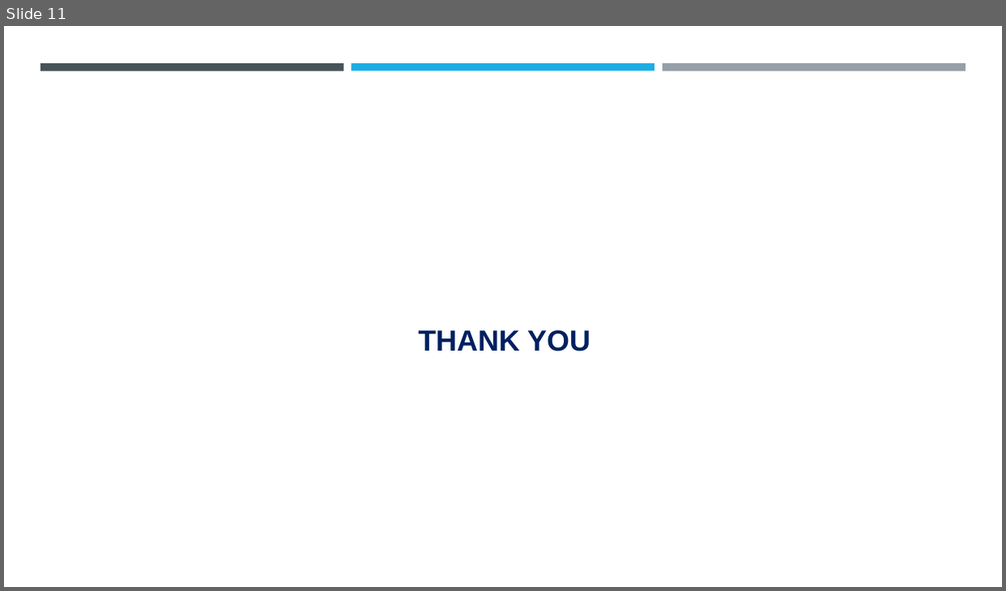
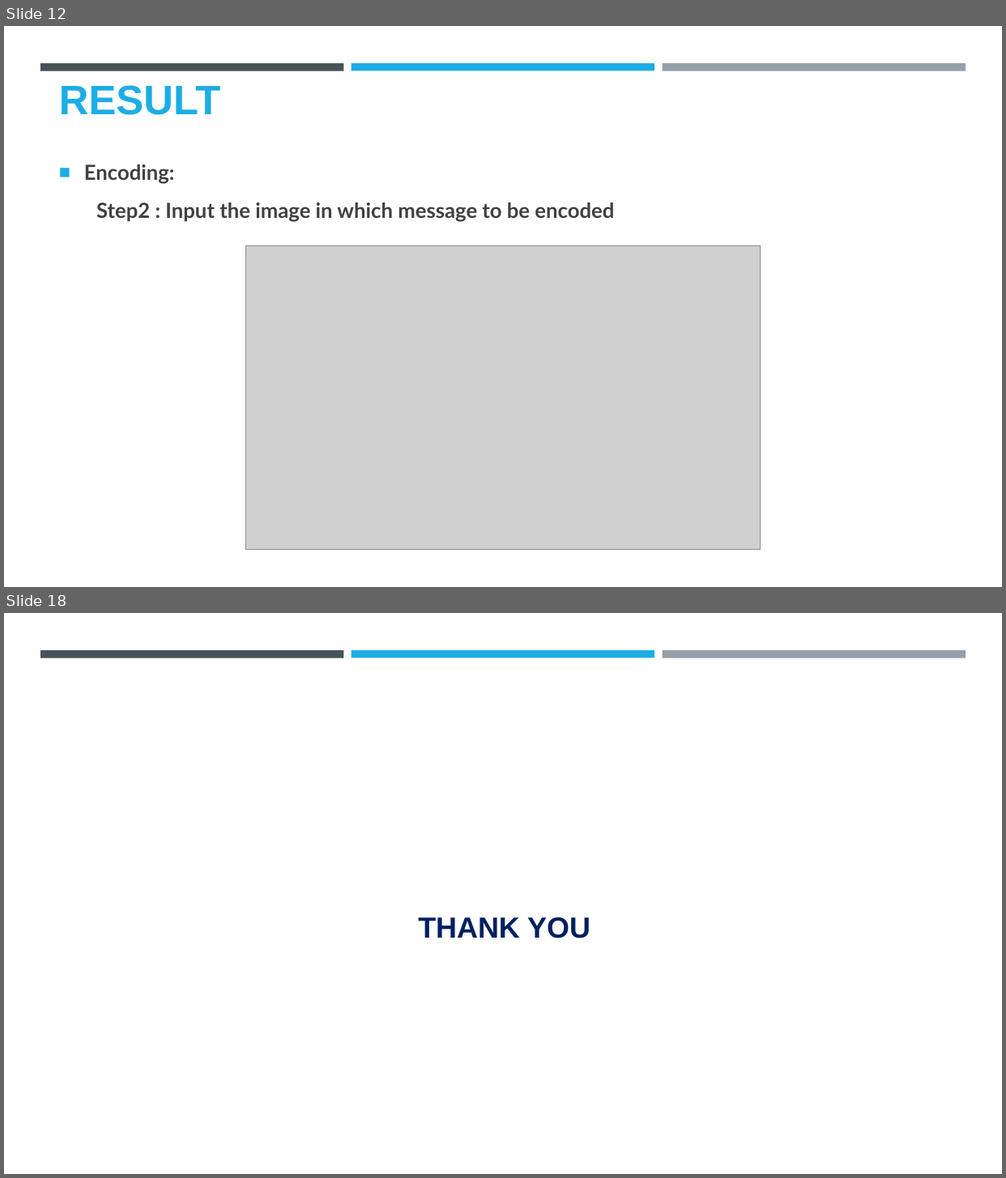
Before and after one commit to Dhayanithi05/ProjectNM, a slide deck: Project.pptx. Shown one above the other, each under a label of ours: slide 11 before the commit, slides 12 and 18 after it; the slides between them are not shown. The pictures are 1006x591 and 1006x1178 pixels, drawn with LibreOffice and Linux fonts; fonts in the diff are those of the drawing; grey boxes stand for pictures; background and template pictures are left out. Boxes give left, top, right and bottom in pixels: in the first picture for what was removed or moved away, otherwise in the second. Text is boxed around its words. In the diff, an @@ line names an element or a change of style, - is before the commit and + after.

```diff
--- a/Project.pptx
+++ b/Project.pptx
@@ slide 12 added at (4, 26, 1002, 587), background #FFFFFF; not listed: 3 template elements that a slide beside it also shows @@
@@ title added at (59, 85, 220, 115), 39.6 pt, text #1CADE4, bold @@
+RESULT
@@ text added at (84, 165, 614, 222), 20 pt, text #404040, bold @@
+■ Encoding:
+Step2 : Input the image in which message to be encoded
@@ picture added at (246, 246, 761, 550) @@
@@ what was slide 11 is now slide 18 @@
```
Also in this commit, not shown: 4 slides changed, 12 other slides added, 6 slides removed.
